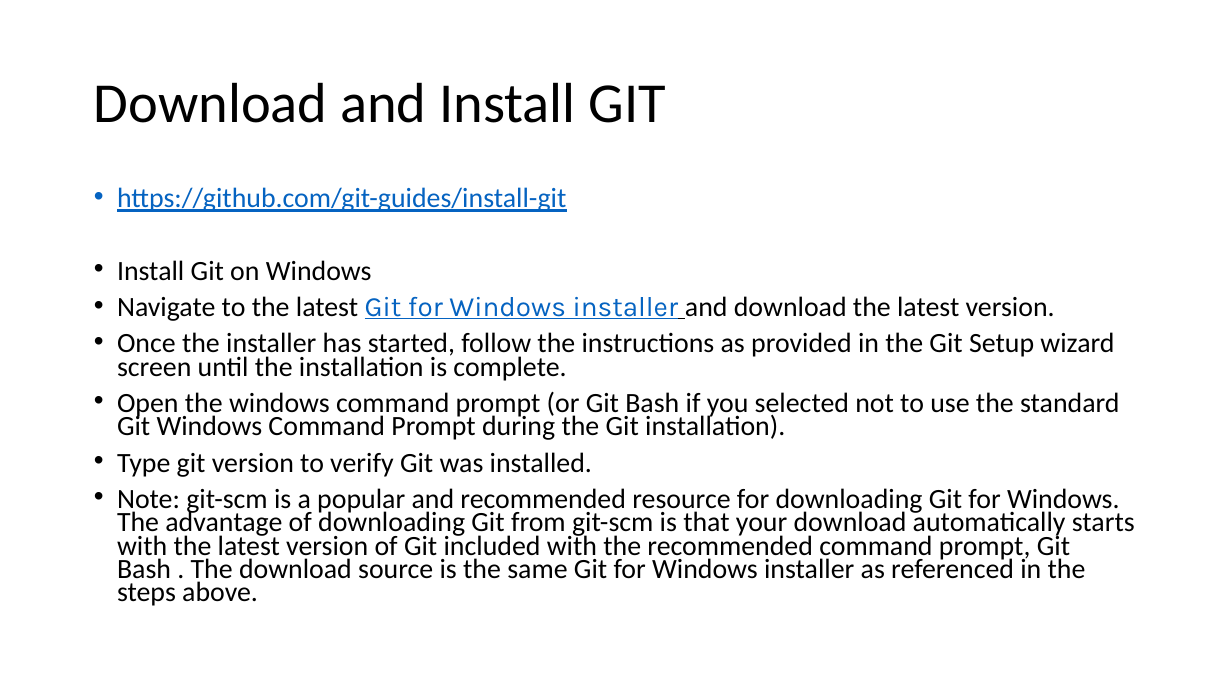
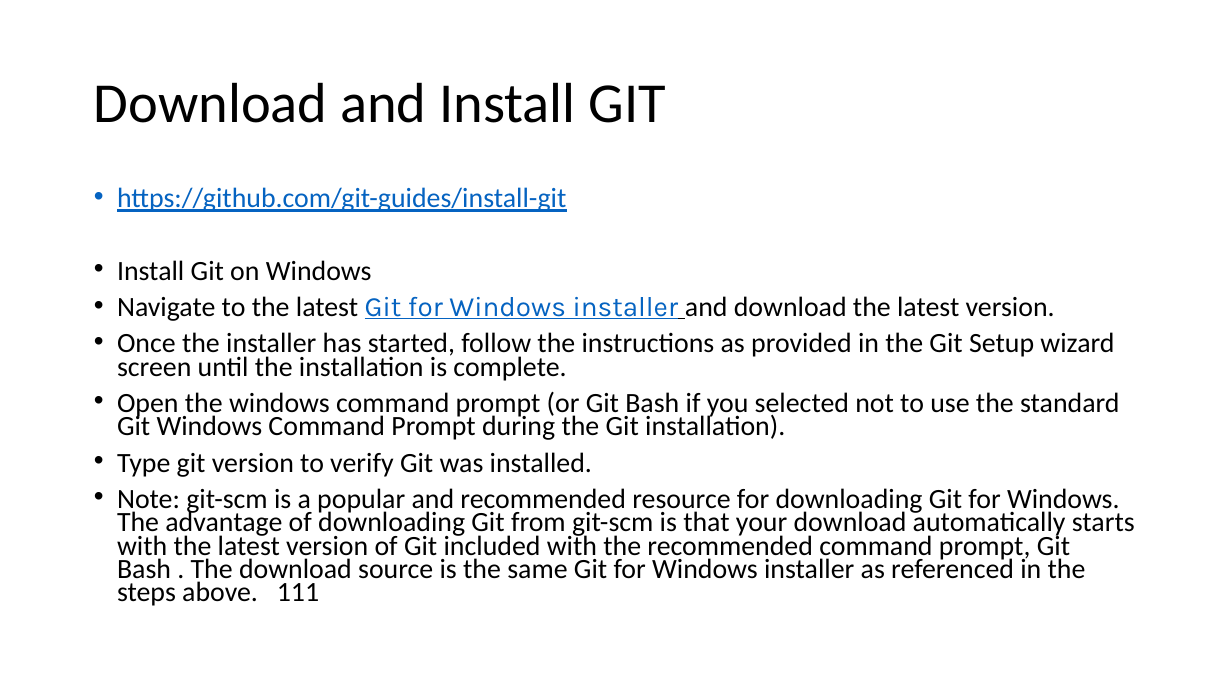
Before and after one commit to mmoro75/TrainingPython, a slide deck: slide 5 of GIT_Presentation.pptx. Drawn at 1232x693 pixels with LibreOffice and Linux fonts; fonts in the diff are those of the drawing. Boxes give left, top, right and bottom in pixels: in the first picture for what was removed or moved away, otherwise in the second. Text is boxed around its words. In the diff, an @@ line names an element or a change of style, - is before the commit and + after.

Commit message:
presentation update

```diff
--- a/GIT_Presentation.pptx
+++ b/GIT_Presentation.pptx
@@ text at box(117, 488, 1135, 606): text changed @@
-• Note: git-scm is a popular and recommended resource for downloading Git for Windows. The advantage of downloading Git from git-scm is that your download automatically starts with the latest version of Git included with the recommended command prompt, Git Bash . The download source is the same Git for Windows installer as referenced in the steps above.
+• Note: git-scm is a popular and recommended resource for downloading Git for Windows. The advantage of downloading Git from git-scm is that your download automatically starts with the latest version of Git included with the recommended command prompt, Git Bash . The download source is the same Git for Windows installer as referenced in the steps above. 111
```
